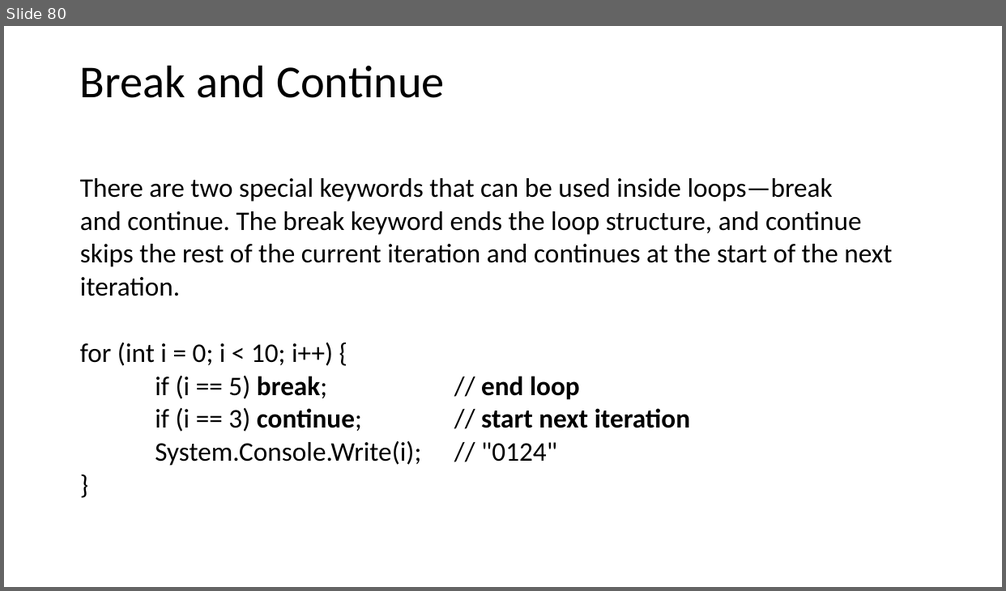
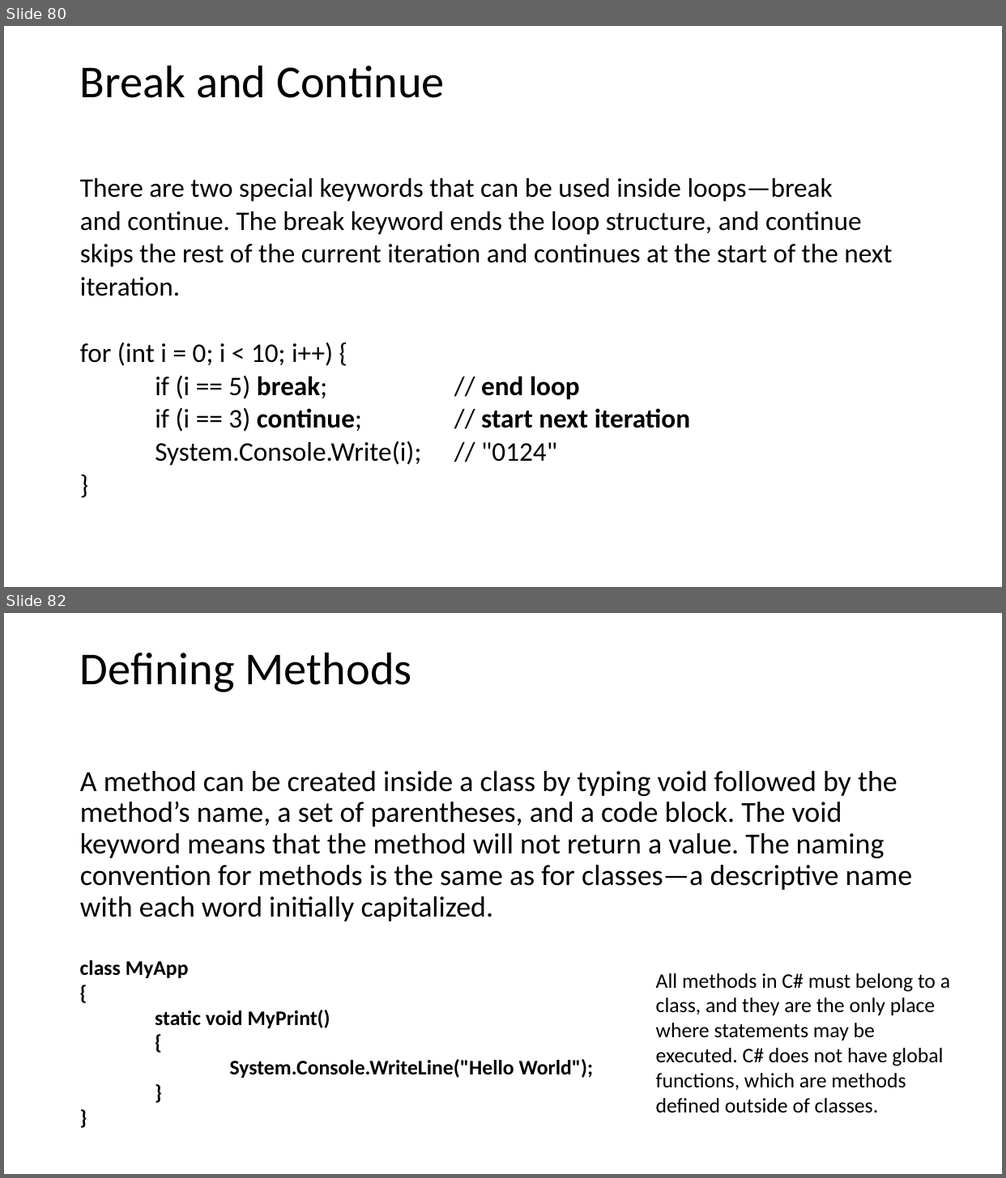
Before and after one commit to AlbertOsinaga/CursoCSharp__8, a slide deck: CSharpQuickReference.pptx. Shown one above the other, each under a label of ours: slide 80 before the commit, slides 80 and 82 after it; the slides between them are not shown. The pictures are 1006x591 and 1006x1178 pixels, drawn with LibreOffice and Linux fonts; fonts in the diff are those of the drawing. Boxes give left, top, right and bottom in pixels: in the first picture for what was removed or moved away, otherwise in the second. Text is boxed around its words. In the diff, an @@ line names an element or a change of style, - is before the commit and + after.

```diff
--- a/CSharpQuickReference.pptx
+++ b/CSharpQuickReference.pptx
@@ slide 82 added at (4, 613, 1002, 1174), background #FFFFFF @@
@@ title added at (80, 652, 412, 692), 44 pt, text #000000 @@
+Defining Methods
@@ text added at (80, 771, 913, 922), 28 pt, text #000000 @@
+A method can be created inside a class by typing void followed by the method’s name, a set of parentheses, and a code block. The void keyword means that the method will not return a value. The naming convention for methods is the same as for classes—a descriptive name with each word initially capitalized.
@@ text added at (80, 960, 594, 1078), 20 pt, text #000000, bold @@
+class MyApp
+{
+static void MyPrint()
+{
+System.Console.WriteLine("Hello World");
+}
+}
@@ text added at (656, 973, 950, 1114), 20 pt, text #000000 @@
+All methods in C# must belong to a class, and they are the only place where statements may be executed. C# does not have global functions, which are methods defined outside of classes.
```
Also in this commit, not shown: 120 other slides added, 1 other file.
